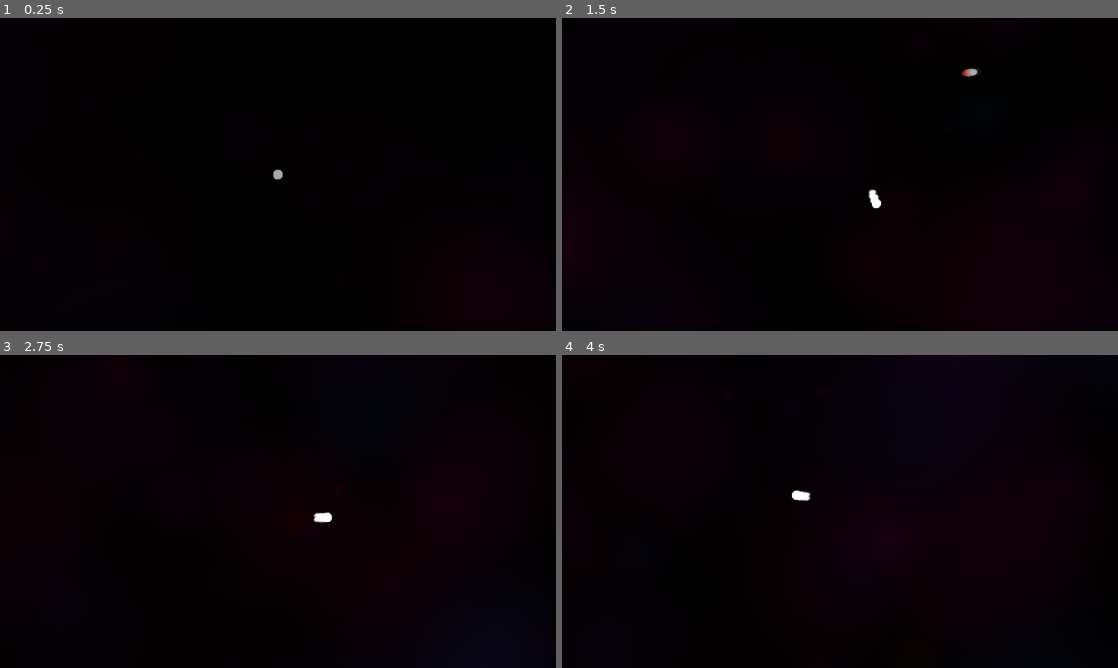
Above: before the commit, frames 1-4 (two rows, left to right).
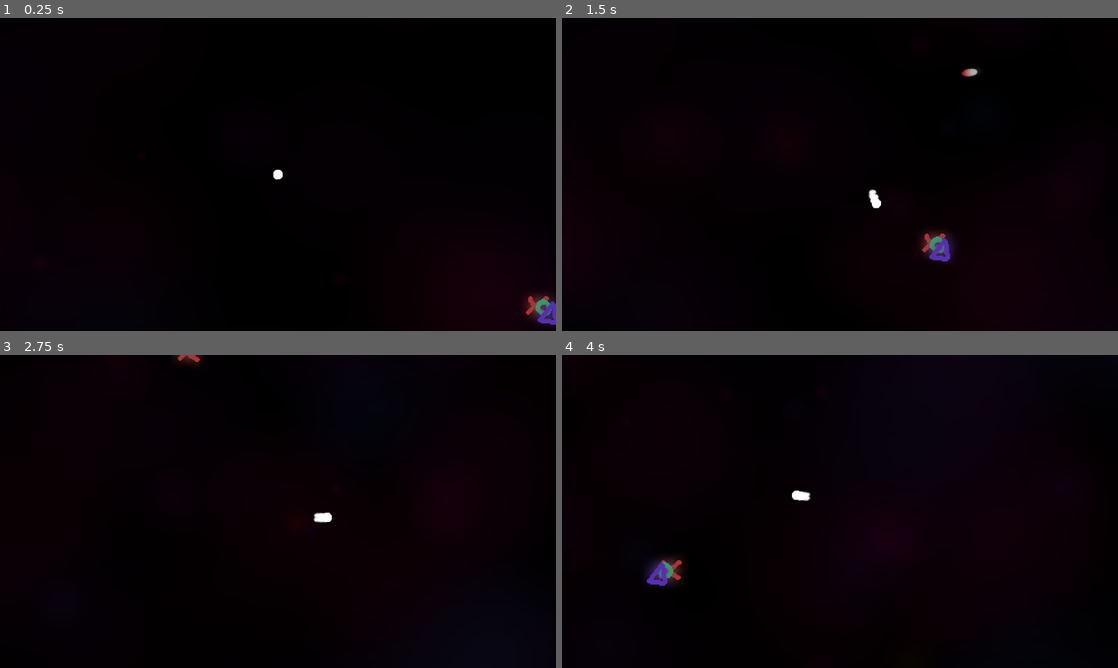
Above: after the commit, the same moments.

Repository: AlexHoratio/fuck-you-fuck-us
Game: Godot game, scene res://Scenes/Levels/1-1.tscn
The game is run twice, just before and just after one commit, with the same random seed, the same clock (stepped at 60 frames per second) and the same inputs. This scene is started directly instead of the project's main scene.
Inputs (mouse positions are in pixels of both pictures, inside the frame that each line leads up to):
- Up to frame 1 (0.25 s): no input
- Up to frame 2 (1.5 s): tap Enter at 0.5 s; move the mouse to (962, 158) at 0.52 s; hold Right (ui_right) 0.53-1.28 s; click (962, 158) at 0.67 s; move the mouse to (728, 190) at 1.27 s; hold Down (ui_down) from 1.28 s (still down)
- Up to frame 3 (2.75 s): move the mouse to (333, 442) at 2.02 s; release Down (ui_down) at 2.03 s; hold Right (ui_right) from 2.03 s (still down)
- Up to frame 4 (4 s): move the mouse to (812, 574) at 2.77 s; release Right (ui_right) at 2.78 s; hold Up (ui_up) 2.78-3.53 s; click (812, 574) at 2.92 s; move the mouse to (1006, 558) at 3.52 s; hold Left (ui_left) from 3.53 s (still down)

The runs differ from the first frame. In frame 1, 0.5% of the frame differs, in the area x 49-100%, y 48-99%; in frame 2, 0.5%; in frame 3, 0.1%; in frame 4, 0.5%.

Commit message:
adding towers, will come back to level selector at a later date

Diff:
--- /dev/null
+++ b/Prefabs/Entities/Towers/tower.tscn
@@ -0,0 +1,23 @@
+[gd_scene load_steps=5 format=2]
+
+[ext_resource path="res://Scripts/Entities/tower.gd" type="Script" id=1]
+[ext_resource path="res://Graphics/Entities/Towers/layer1.png" type="Texture" id=2]
+[ext_resource path="res://Graphics/Entities/Towers/layer2.png" type="Texture" id=3]
+[ext_resource path="res://Graphics/Entities/Towers/layer3.png" type="Texture" id=4]
+
+[node name="Node2D" type="Node2D"]
+script = ExtResource( 1 )
+
+[node name="layers" type="Node2D" parent="."]
+
+[node name="1" type="Sprite" parent="layers"]
+scale = Vector2( 2, 2 )
+texture = ExtResource( 2 )
+
+[node name="2" type="Sprite" parent="layers"]
+scale = Vector2( 2, 2 )
+texture = ExtResource( 3 )
+
+[node name="3" type="Sprite" parent="layers"]
+scale = Vector2( 2, 2 )
+texture = ExtResource( 4 )
--- a/Prefabs/Player/player.gd
+++ b/Prefabs/Player/player.gd
@@ -18,6 +18,7 @@
 	linear_damp = 2.3
 
 	get_tree().set_meta("player", self)
+	get_tree().set_meta("camera", $Camera2D)
 
 func _physics_process(delta):
 
--- a/Prefabs/Player/player.tscn
+++ b/Prefabs/Player/player.tscn
@@ -1,8 +1,9 @@
-[gd_scene load_steps=15 format=2]
+[gd_scene load_steps=16 format=2]
 
 [ext_resource path="res://Prefabs/Player/player.gd" type="Script" id=1]
 [ext_resource path="res://Graphics/Misc/glow.png" type="Texture" id=2]
 [ext_resource path="res://Graphics/Misc/small_circle.png" type="Texture" id=3]
+[ext_resource path="res://Scripts/Entities/camera.gd" type="Script" id=4]
 
 [sub_resource type="Gradient" id=1]
 colors = PoolColorArray( 1, 0, 0, 1, 0, 0, 0, 1 )
@@ -127,6 +128,7 @@
 drag_margin_top = 0.4
 drag_margin_right = 0.4
 drag_margin_bottom = 0.4
+script = ExtResource( 4 )
 
 [node name="CollisionShape2D" type="CollisionShape2D" parent="."]
 shape = SubResource( 11 )
--- a/Scenes/Levels/1-1.tscn
+++ b/Scenes/Levels/1-1.tscn
@@ -1,10 +1,9 @@
-[gd_scene load_steps=11 format=2]
+[gd_scene load_steps=12 format=2]
 
 [ext_resource path="res://Scenes/Levels/level.gd" type="Script" id=1]
 [ext_resource path="res://Graphics/Misc/big_glow.png" type="Texture" id=2]
 [ext_resource path="res://Prefabs/Player/player.tscn" type="PackedScene" id=3]
-
-
+[ext_resource path="res://Prefabs/Entities/Towers/tower.tscn" type="PackedScene" id=4]
 
 [sub_resource type="Animation" id=1]
 resource_name = "fade_in"
@@ -76,6 +75,7 @@
 [node name="CanvasLayer" type="CanvasLayer" parent="."]
 
 [node name="ColorRect" type="ColorRect" parent="CanvasLayer"]
+visible = false
 margin_right = 1920.0
 margin_bottom = 1080.0
 mouse_filter = 2
@@ -109,4 +109,7 @@
 
 [node name="-- REAL CAMERA EXTENTS --" type="Position2D" parent="."]
 position = Vector2( 960, 540 )
+
+[node name="Node2D" parent="." instance=ExtResource( 4 )]
+position = Vector2( 448, 228 )
 [connection signal="animation_finished" from="CanvasLayer/ColorRect/AnimationPlayer" to="." method="_on_AnimationPlayer_animation_finished"]
--- a/Scenes/Levels/level.tscn
+++ b/Scenes/Levels/level.tscn
@@ -3,8 +3,6 @@
 [ext_resource path="res://Scenes/Levels/level.gd" type="Script" id=1]
 [ext_resource path="res://Graphics/Misc/big_glow.png" type="Texture" id=2]
 [ext_resource path="res://Prefabs/Player/player.tscn" type="PackedScene" id=3]
-
-
 
 [sub_resource type="Animation" id=1]
 resource_name = "fade_in"
--- a/Scenes/level_selector.tscn
+++ b/Scenes/level_selector.tscn
@@ -1,12 +1,14 @@
-[gd_scene load_steps=15 format=2]
+[gd_scene load_steps=28 format=2]
 
 [ext_resource path="res://Scenes/level_selector.gd" type="Script" id=1]
 [ext_resource path="res://Graphics/Misc/big_glow.png" type="Texture" id=2]
-[ext_resource path="res://Prefabs/Player/player.tscn" type="PackedScene" id=3]
-[ext_resource path="res://Graphics/Level Selector/map.png" type="Texture" id=4]
-[ext_resource path="res://Graphics/Level Selector/Arrows/arrow_up.png" type="Texture" id=5]
-[ext_resource path="res://Scripts/Environment/sprite_shadow_anim.gd" type="Script" id=6]
-[ext_resource path="res://Prefabs/Level Selector/bucket.tscn" type="PackedScene" id=7]
+[ext_resource path="res://Prefabs/Player/player.gd" type="Script" id=3]
+[ext_resource path="res://Graphics/Misc/glow.png" type="Texture" id=4]
+[ext_resource path="res://Graphics/Misc/small_circle.png" type="Texture" id=5]
+[ext_resource path="res://Graphics/Level Selector/map.png" type="Texture" id=6]
+[ext_resource path="res://Graphics/Level Selector/Arrows/arrow_up.png" type="Texture" id=7]
+[ext_resource path="res://Scripts/Environment/sprite_shadow_anim.gd" type="Script" id=8]
+[ext_resource path="res://Prefabs/Level Selector/bucket.tscn" type="PackedScene" id=9]
 
 [sub_resource type="Animation" id=1]
 resource_name = "fade_in"
@@ -72,6 +74,66 @@
 hue_variation = -0.28
 hue_variation_random = 0.37
 
+[sub_resource type="Gradient" id=8]
+colors = PoolColorArray( 1, 0, 0, 1, 0, 0, 0, 1 )
+
+[sub_resource type="GradientTexture" id=9]
+gradient = SubResource( 8 )
+
+[sub_resource type="Curve" id=10]
+_data = [ Vector2( 0, 0 ), 0.0, 0.0, 0, 0, Vector2( 0.0984083, 0.6892 ), 1.22712, 1.22712, 0, 0, Vector2( 0.606673, 0.0116 ), -7.41279, 0.0, 0, 0 ]
+
+[sub_resource type="CurveTexture" id=11]
+curve = SubResource( 10 )
+
+[sub_resource type="ParticlesMaterial" id=12]
+flag_disable_z = true
+spread = 180.0
+gravity = Vector3( 0, 0, 0 )
+initial_velocity = 100.0
+angular_velocity = 1.0
+orbit_velocity = 0.0
+orbit_velocity_random = 0.0
+damping = 120.0
+angle = 720.0
+angle_random = 1.0
+scale = 8.0
+scale_curve = SubResource( 11 )
+color_ramp = SubResource( 9 )
+hue_variation = -0.21
+hue_variation_random = 1.0
+
+[sub_resource type="Gradient" id=13]
+offsets = PoolRealArray( 0 )
+colors = PoolColorArray( 1, 1, 1, 1 )
+
+[sub_resource type="GradientTexture" id=14]
+gradient = SubResource( 13 )
+
+[sub_resource type="Curve" id=15]
+_data = [ Vector2( 0, 1 ), 0.0, 0.0, 0, 0, Vector2( 1, 0 ), -3.32206, 0.0, 0, 0 ]
+
+[sub_resource type="CurveTexture" id=16]
+curve = SubResource( 15 )
+
+[sub_resource type="ParticlesMaterial" id=17]
+flag_disable_z = true
+spread = 180.0
+gravity = Vector3( 0, 0, 0 )
+initial_velocity = 75.0
+initial_velocity_random = 1.0
+angular_velocity = 1.05
+orbit_velocity = 0.0
+orbit_velocity_random = 0.0
+damping = 50.0
+damping_random = 1.0
+scale_curve = SubResource( 16 )
+color_ramp = SubResource( 14 )
+hue_variation_random = 1.0
+
+[sub_resource type="CircleShape2D" id=18]
+radius = 9.00669
+
 [node name="level_selector" type="Node2D"]
 script = ExtResource( 1 )
 
@@ -107,8 +169,69 @@
 process_material = SubResource( 7 )
 texture = ExtResource( 2 )
 
-[node name="player" parent="." instance=ExtResource( 3 )]
+[node name="player" type="RigidBody2D" parent="."]
 position = Vector2( 480, 273 )
+mass = 0.1
+gravity_scale = 0.0
+script = ExtResource( 3 )
+
+[node name="particles" type="Node2D" parent="player"]
+
+[node name="col" type="Particles2D" parent="player/particles"]
+self_modulate = Color( 1, 1, 1, 0.0588235 )
+amount = 4
+lifetime = 2.0
+local_coords = false
+process_material = SubResource( 12 )
+texture = ExtResource( 4 )
+
+[node name="Particles2D" type="Particles2D" parent="player/particles"]
+self_modulate = Color( 1, 1, 1, 0.168627 )
+position = Vector2( -2.5, -2.653 )
+amount = 64
+lifetime = 0.05
+local_coords = false
+process_material = SubResource( 17 )
+texture = ExtResource( 5 )
+
+[node name="Particles2D2" type="Particles2D" parent="player/particles"]
+self_modulate = Color( 1, 1, 1, 0.168627 )
+position = Vector2( 2, -2.653 )
+amount = 64
+lifetime = 0.05
+local_coords = false
+process_material = SubResource( 17 )
+texture = ExtResource( 5 )
+
+[node name="Particles2D3" type="Particles2D" parent="player/particles"]
+self_modulate = Color( 1, 1, 1, 0.168627 )
+position = Vector2( 2, 3.347 )
+amount = 64
+lifetime = 0.05
+local_coords = false
+process_material = SubResource( 17 )
+texture = ExtResource( 5 )
+
+[node name="Particles2D4" type="Particles2D" parent="player/particles"]
+self_modulate = Color( 1, 1, 1, 0.168627 )
+position = Vector2( -2.5, 3.347 )
+amount = 64
+lifetime = 0.05
+local_coords = false
+process_material = SubResource( 17 )
+texture = ExtResource( 5 )
+
+[node name="Sprite" type="Sprite" parent="player"]
+scale = Vector2( 2, 2 )
+texture = ExtResource( 5 )
+
+[node name="Camera2D" type="Camera2D" parent="player"]
+current = true
+zoom = Vector2( 1.2, 1.2 )
+smoothing_enabled = true
+
+[node name="CollisionShape2D" type="CollisionShape2D" parent="player"]
+shape = SubResource( 18 )
 
 [node name="-- REAL CAMERA EXTENTS --" type="Position2D" parent="."]
 position = Vector2( 960, 540 )
--- /dev/null
+++ b/Scripts/Entities/camera.gd
@@ -0,0 +1,6 @@
+extends Camera2D
+
+export var distance_from_plane = 200
+
+func _ready():
+	pass
--- /dev/null
+++ b/Scripts/Entities/tower.gd
@@ -0,0 +1,12 @@
+extends Node2D
+
+var camera
+
+func _ready():
+	camera = get_tree().get_meta("camera")
+
+func _process(delta):
+	for layer in range($layers.get_children().size()):
+		var angle = atan(camera.get_camera_screen_center().distance_to(get_node("layers").get_child(layer).global_position) / camera.distance_from_plane)
+
+		get_node("layers").get_child(layer).position = layer*angle*Vector2(10, 0).rotated(global_position.angle_to_point(camera.get_camera_screen_center()))
Binary file added: Graphics/Entities/Towers/layer1.png
Not shown, added: Graphics/Entities/Towers/layer1.png.import
Binary file added: Graphics/Entities/Towers/layer2.png
Not shown, added: Graphics/Entities/Towers/layer2.png.import
Binary file added: Graphics/Entities/Towers/layer3.png
Not shown, added: Graphics/Entities/Towers/layer3.png.import
Not shown: 5 places in Scenes/Levels/1-1.tscn that only renumber resources
Not shown: 5 places in Scenes/Levels/level.tscn that only renumber resources
Not shown: 3 places in Scenes/level_selector.tscn that only renumber resources
